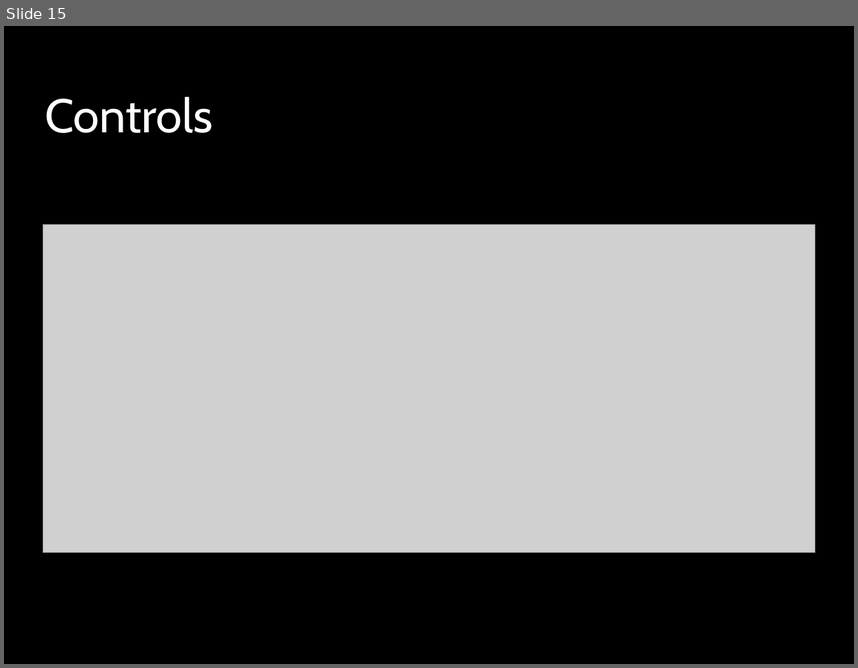
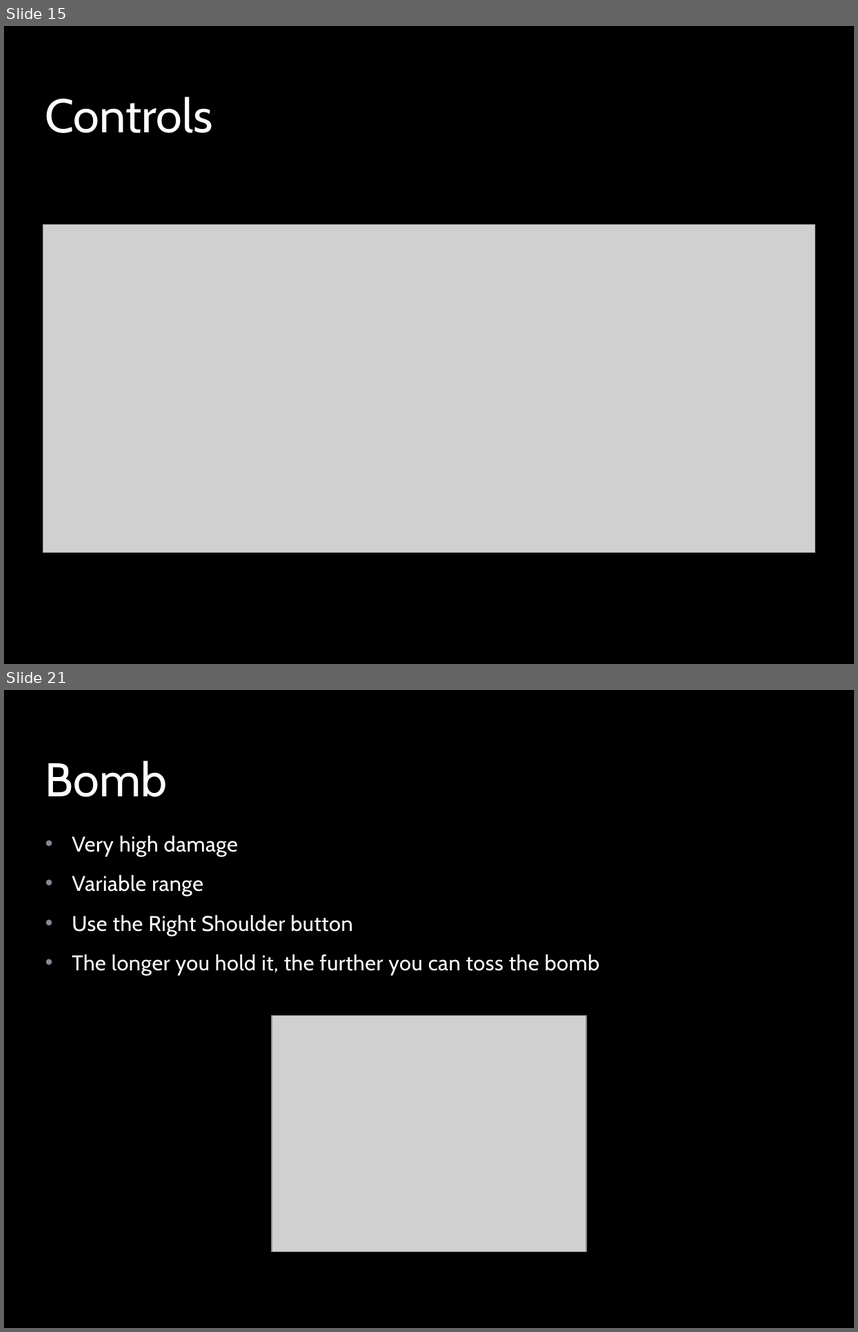
Before and after one commit to peterhoang/Super-Duper-Game, a slide deck: The Super-Awesome Game Deck.pptx. Shown one above the other, each under a label of ours: slide 15 before the commit, slides 15 and 21 after it; the slides between them are not shown. The pictures are 858x668 and 858x1332 pixels, drawn with LibreOffice and Linux fonts; fonts in the diff are those of the drawing; grey boxes stand for pictures; background and template pictures are left out. Boxes give left, top, right and bottom in pixels: in the first picture for what was removed or moved away, otherwise in the second. Text is boxed around its words. In the diff, an @@ line names an element or a change of style, - is before the commit and + after.

```diff
--- a/The Super-Awesome Game Deck.pptx
+++ b/The Super-Awesome Game Deck.pptx
@@ slide 21 added at (4,690,854,1328), background picture (left out); not listed: 1 template element that a slide beside it also shows @@
@@ title added at (45,760,167,797), 40 pt, text #FFFFFF @@
+Bomb
@@ text added at (72,836,600,975), 18 pt, text #FFFFFF @@
+• Very high damage
+• Variable range
+• Use the Right Shoulder button
+• The longer you hold it, the further you can toss the bomb
@@ picture added at (272,1016,586,1252) @@
```
Also in this commit, not shown: 1 slide changed, 10 other slides added.
